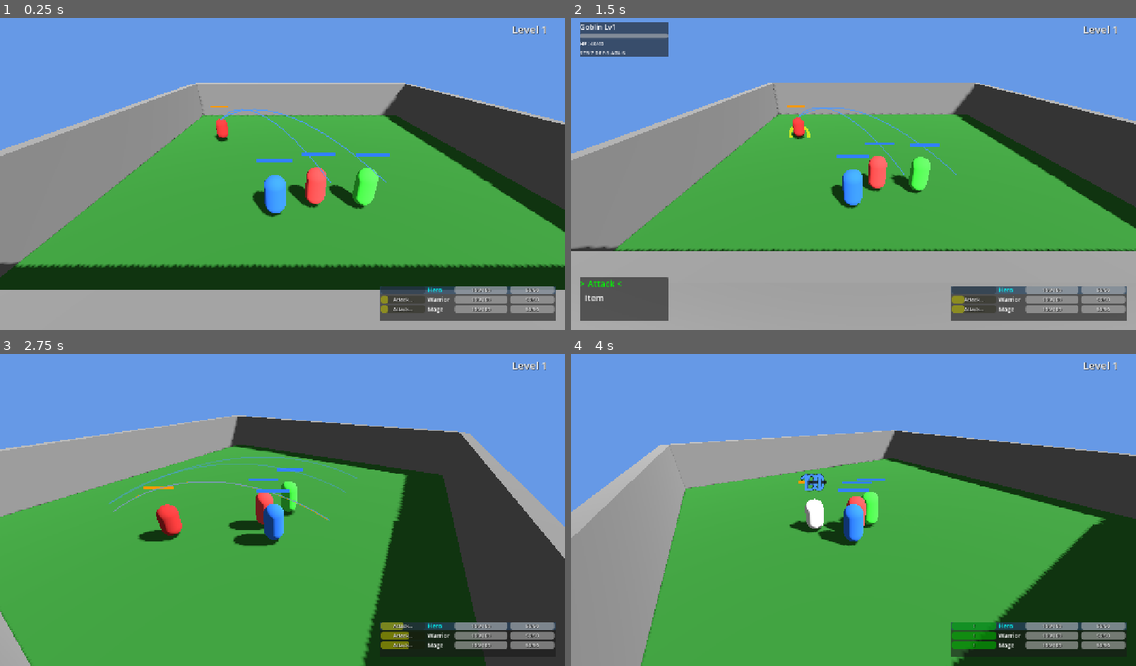
Above: before the commit, frames 1-4 (two rows, left to right).
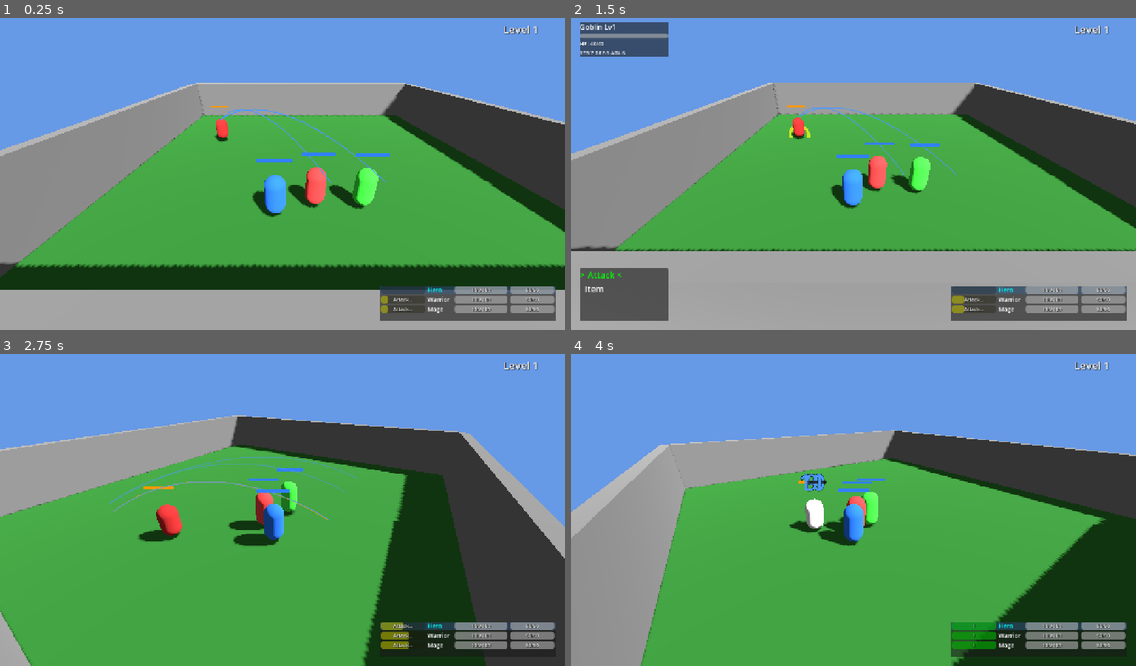
Above: after the commit, the same moments.

Repository: sphenlee/gauntlet
Game: Godot game, scene res://scenes/main.tscn
Two runs of this game, one before a commit and one after it. Both use one fixed random seed, a clock stepped at 60 frames per second and the inputs below.
Inputs:
- Up to frame 1 (0.25 s): no input
- Up to frame 2 (1.5 s): tap Enter (action_confirm) at 0.5 s; hold D (move_right) 0.53-1.28 s; hold Enter (action_confirm) 0.53-1.28 s; hold S (move_down) from 1.28 s (still down); tap K (camera_down) at 1.35 s
- Up to frame 3 (2.75 s): tap Enter (action_confirm) at 2 s; release S (move_down) at 2.03 s; hold D (move_right) from 2.03 s (still down); tap J (camera_left) at 2.1 s
- Up to frame 4 (4 s): release D (move_right) at 2.78 s; hold W (move_up) 2.78-3.53 s; tap L (camera_right) at 2.85 s; hold A (move_left) from 3.53 s (still down); tap I (camera_up) at 3.6 s

The runs differ from the first frame. In frame 1, 0.1% of the frame differs, in the area x 89-97%, y 2-6%; in frame 2, 0.8%, in the area x 1-97%, y 2-91%; in frame 3, 0.1%; in frame 4, 0.1%.

Commit message:
Make main menu and tactics editor nearly full screen
- Both panels now use anchor-based layout at 5%-95% of screen
- Increased font sizes throughout (headers 32px, items 20-28px)
- Wider column widths in tactics editor for readability
- All UI elements use anchor+offset positioning instead of
  preset+position for correct behavior with stretch scaling

Co-authored-by: Copilot <223556219+Copilot@users.noreply.github.com>

Diff:
--- a/scripts/main.gd
+++ b/scripts/main.gd
@@ -177,9 +177,14 @@
 
 	# Command menu (bottom left)
 	command_menu = CommandMenu.new()
-	command_menu.set_anchors_and_offsets_preset(Control.PRESET_BOTTOM_LEFT)
-	command_menu.position = Vector2(20, -120)
-	command_menu.custom_minimum_size = Vector2(200, 100)
+	command_menu.anchor_left = 0.0
+	command_menu.anchor_top = 1.0
+	command_menu.anchor_right = 0.0
+	command_menu.anchor_bottom = 1.0
+	command_menu.offset_left = 20
+	command_menu.offset_top = -140
+	command_menu.offset_right = 220
+	command_menu.offset_bottom = -20
 	command_menu.action_selected.connect(_on_action_selected)
 	command_menu.item_selected.connect(_on_item_selected)
 	command_menu.menu_cancelled.connect(_on_menu_cancelled)
@@ -188,24 +193,40 @@
 
 	# Character info (bottom right)
 	character_info = CharacterInfoPanel.new()
-	character_info.set_anchors_and_offsets_preset(Control.PRESET_BOTTOM_RIGHT)
-	character_info.position = Vector2(-420, -100)
-	character_info.custom_minimum_size = Vector2(400, 80)
+	character_info.anchor_left = 1.0
+	character_info.anchor_top = 1.0
+	character_info.anchor_right = 1.0
+	character_info.anchor_bottom = 1.0
+	character_info.offset_left = -420
+	character_info.offset_top = -100
+	character_info.offset_right = -20
+	character_info.offset_bottom = -20
 	canvas.add_child(character_info)
 	character_info.setup(party)
 
 	# Enemy info (top left)
 	enemy_info = EnemyInfoPanel.new()
-	enemy_info.set_anchors_and_offsets_preset(Control.PRESET_TOP_LEFT)
-	enemy_info.position = Vector2(20, 20)
-	enemy_info.custom_minimum_size = Vector2(200, 80)
+	enemy_info.anchor_left = 0.0
+	enemy_info.anchor_top = 0.0
+	enemy_info.anchor_right = 0.0
+	enemy_info.anchor_bottom = 0.0
+	enemy_info.offset_left = 20
+	enemy_info.offset_top = 20
+	enemy_info.offset_right = 220
+	enemy_info.offset_bottom = 100
 	canvas.add_child(enemy_info)
 	enemy_info.setup()
 
 	# Level display (top right)
 	level_label = Label.new()
-	level_label.set_anchors_and_offsets_preset(Control.PRESET_TOP_RIGHT)
-	level_label.position = Vector2(-120, 20)
+	level_label.anchor_left = 1.0
+	level_label.anchor_top = 0.0
+	level_label.anchor_right = 1.0
+	level_label.anchor_bottom = 0.0
+	level_label.offset_left = -140
+	level_label.offset_top = 20
+	level_label.offset_right = -20
+	level_label.offset_bottom = 50
 	level_label.add_theme_font_size_override("font_size", 24)
 	level_label.add_theme_color_override("font_color", Color.WHITE)
 	level_label.add_theme_color_override("font_shadow_color", Color(0, 0, 0, 0.8))
@@ -226,20 +247,31 @@
 	game_over_label.visible = false
 	canvas.add_child(game_over_label)
 
-	# Main menu (center left)
+	# Main menu (nearly full screen)
 	main_menu = MainMenu.new()
-	main_menu.set_anchors_and_offsets_preset(Control.PRESET_CENTER_LEFT)
-	main_menu.position = Vector2(40, -100)
-	main_menu.custom_minimum_size = Vector2(200, 100)
+	main_menu.anchor_left = 0.05
+	main_menu.anchor_top = 0.05
+	main_menu.anchor_right = 0.95
+	main_menu.anchor_bottom = 0.95
+	main_menu.offset_left = 0
+	main_menu.offset_top = 0
+	main_menu.offset_right = 0
+	main_menu.offset_bottom = 0
 	main_menu.menu_closed.connect(_on_main_menu_closed)
 	main_menu.tactics_opened.connect(_on_tactics_opened)
 	canvas.add_child(main_menu)
 	main_menu.setup()
 
-	# Tactics editor (center)
+	# Tactics editor (nearly full screen)
 	tactics_editor = TacticsEditor.new()
-	tactics_editor.set_anchors_and_offsets_preset(Control.PRESET_CENTER)
-	tactics_editor.custom_minimum_size = Vector2(500, 300)
+	tactics_editor.anchor_left = 0.05
+	tactics_editor.anchor_top = 0.05
+	tactics_editor.anchor_right = 0.95
+	tactics_editor.anchor_bottom = 0.95
+	tactics_editor.offset_left = 0
+	tactics_editor.offset_top = 0
+	tactics_editor.offset_right = 0
+	tactics_editor.offset_bottom = 0
 	tactics_editor.editor_closed.connect(_on_tactics_editor_closed)
 	canvas.add_child(tactics_editor)
 	tactics_editor.setup(party)
--- a/scripts/ui/main_menu.gd
+++ b/scripts/ui/main_menu.gd
@@ -16,7 +16,7 @@
 
 	var title = Label.new()
 	title.text = "Menu"
-	title.add_theme_font_size_override("font_size", 24)
+	title.add_theme_font_size_override("font_size", 36)
 	title.horizontal_alignment = HORIZONTAL_ALIGNMENT_CENTER
 	vbox.add_child(title)
 
@@ -37,7 +37,7 @@
 	for i in range(entries.size()):
 		var label = Label.new()
 		label.text = entries[i]
-		label.add_theme_font_size_override("font_size", 20)
+		label.add_theme_font_size_override("font_size", 28)
 		label.name = "Entry" + str(i)
 		list.add_child(label)
 	_update_selection()
--- a/scripts/ui/tactics_editor.gd
+++ b/scripts/ui/tactics_editor.gd
@@ -30,7 +30,7 @@
 
 	# Header showing which character
 	header_label = Label.new()
-	header_label.add_theme_font_size_override("font_size", 22)
+	header_label.add_theme_font_size_override("font_size", 32)
 	header_label.horizontal_alignment = HORIZONTAL_ALIGNMENT_CENTER
 	main_vbox.add_child(header_label)
 
@@ -39,16 +39,19 @@
 	col_header.add_theme_constant_override("separation", 10)
 	var toggle_hdr = Label.new()
 	toggle_hdr.text = "On"
-	toggle_hdr.custom_minimum_size = Vector2(40, 0)
+	toggle_hdr.add_theme_font_size_override("font_size", 20)
+	toggle_hdr.custom_minimum_size = Vector2(60, 0)
 	toggle_hdr.horizontal_alignment = HORIZONTAL_ALIGNMENT_CENTER
 	col_header.add_child(toggle_hdr)
 	var cond_hdr = Label.new()
 	cond_hdr.text = "Condition"
-	cond_hdr.custom_minimum_size = Vector2(200, 0)
+	cond_hdr.add_theme_font_size_override("font_size", 20)
+	cond_hdr.custom_minimum_size = Vector2(300, 0)
 	col_header.add_child(cond_hdr)
 	var act_hdr = Label.new()
 	act_hdr.text = "Action"
-	act_hdr.custom_minimum_size = Vector2(160, 0)
+	act_hdr.add_theme_font_size_override("font_size", 20)
+	act_hdr.custom_minimum_size = Vector2(240, 0)
 	col_header.add_child(act_hdr)
 	main_vbox.add_child(col_header)
 
@@ -63,7 +66,7 @@
 	var picker_vbox = VBoxContainer.new()
 	picker_panel.add_child(picker_vbox)
 	picker_title = Label.new()
-	picker_title.add_theme_font_size_override("font_size", 18)
+	picker_title.add_theme_font_size_override("font_size", 24)
 	picker_vbox.add_child(picker_title)
 	picker_list = VBoxContainer.new()
 	picker_vbox.add_child(picker_list)
@@ -125,7 +128,8 @@
 		# Toggle
 		var toggle_label = Label.new()
 		toggle_label.name = "Toggle"
-		toggle_label.custom_minimum_size = Vector2(40, 0)
+		toggle_label.add_theme_font_size_override("font_size", 20)
+		toggle_label.custom_minimum_size = Vector2(60, 0)
 		toggle_label.horizontal_alignment = HORIZONTAL_ALIGNMENT_CENTER
 		if tactic and tactic.enabled:
 			toggle_label.text = "[X]"
@@ -136,7 +140,8 @@
 		# Condition
 		var cond_label = Label.new()
 		cond_label.name = "Condition"
-		cond_label.custom_minimum_size = Vector2(200, 0)
+		cond_label.add_theme_font_size_override("font_size", 20)
+		cond_label.custom_minimum_size = Vector2(300, 0)
 		if tactic:
 			cond_label.text = Tactic.condition_name(tactic.condition)
 		else:
@@ -146,7 +151,8 @@
 		# Action
 		var act_label = Label.new()
 		act_label.name = "Action"
-		act_label.custom_minimum_size = Vector2(160, 0)
+		act_label.add_theme_font_size_override("font_size", 20)
+		act_label.custom_minimum_size = Vector2(240, 0)
 		if tactic:
 			act_label.text = Tactic.action_name(tactic.action)
 		else:
@@ -191,7 +197,7 @@
 	for i in range(options.size()):
 		var label = Label.new()
 		label.text = options[i]
-		label.add_theme_font_size_override("font_size", 16)
+		label.add_theme_font_size_override("font_size", 20)
 		label.name = "Option" + str(i)
 		picker_list.add_child(label)
 
